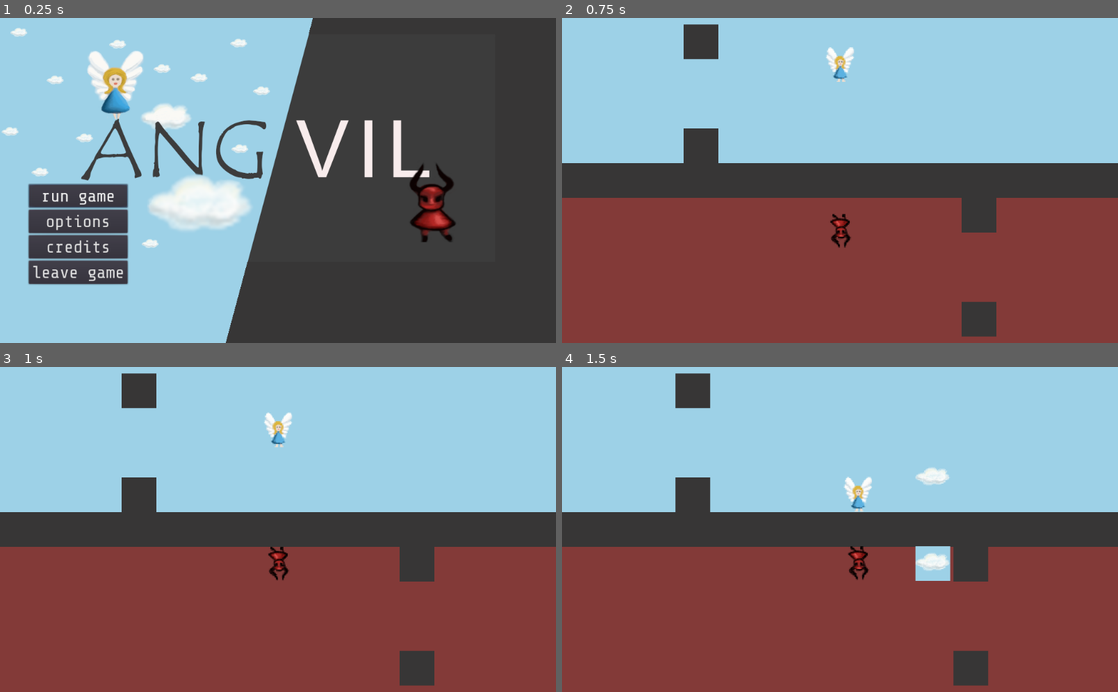
Above: before the commit, frames 1-4 (two rows, left to right).
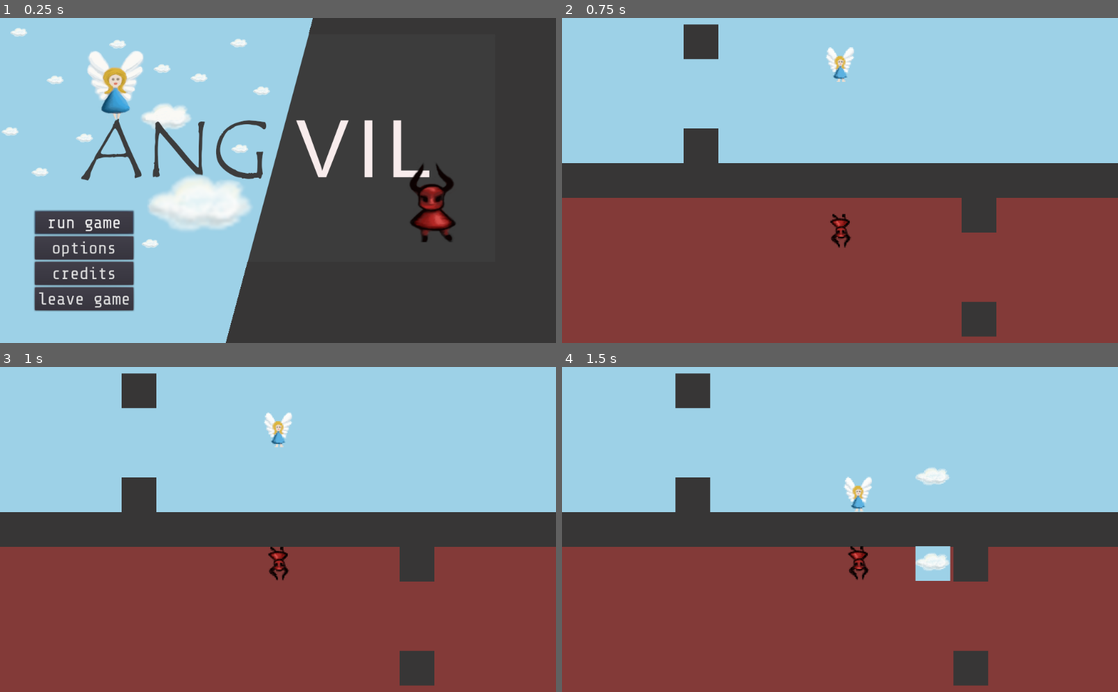
Above: after the commit, the same moments.

Repository: ang-vil/angvil
Game: Godot game, scene res://scenes/menu.tscn
The game is run twice, just before and just after one commit, with the same random seed, the same clock (stepped at 60 frames per second) and the same inputs.
Inputs:
- Up to frame 1 (0.25 s): no input
- Up to frame 2 (0.75 s): click "run game" at 0.5 s
- Up to frame 3 (1 s): no input
- Up to frame 4 (1.5 s): tap Enter at 1.25 s; hold Right (key_right) from 1.28 s (still down); tap Space (shoot) at 1.35 s

The runs differ from the first frame. In frame 1, 4.9% of the frame differs, in the area x 5-25%, y 50-91%; in frame 2, nothing differs; in frame 3, nothing differs; in frame 4, nothing differs.

Commit message:
add resolution settings

Diff:
--- a/scenes/menu.tscn
+++ b/scenes/menu.tscn
@@ -15,6 +15,20 @@
 [sub_resource type="Theme" id=2]
 default_font = SubResource( 1 )
 
+[sub_resource type="DynamicFont" id=3]
+size = 32
+font_data = ExtResource( 6 )
+
+[sub_resource type="Theme" id=4]
+default_font = SubResource( 3 )
+
+[sub_resource type="DynamicFont" id=5]
+size = 32
+font_data = ExtResource( 6 )
+
+[sub_resource type="Theme" id=6]
+default_font = SubResource( 5 )
+
 [node name="Menu" type="Control"]
 anchor_right = 1.0
 anchor_bottom = 1.0
@@ -32,15 +46,13 @@
 
 [node name="background_left" type="ColorRect" parent="menu_background"]
 margin_bottom = 600.0
-rect_rotation = 15.0
 color = Color( 0.615686, 0.819608, 0.905882, 1 )
 script = ExtResource( 4 )
 
 [node name="background_right" type="ColorRect" parent="menu_background"]
-margin_left = 577.0
-margin_right = 1589.0
+margin_left = 12.0
+margin_right = 1024.0
 margin_bottom = 600.0
-rect_rotation = 15.0
 color = Color( 0.215686, 0.211765, 0.211765, 1 )
 script = ExtResource( 5 )
 
@@ -99,10 +111,10 @@
 [node name="VBoxContainer" type="VBoxContainer" parent="."]
 anchor_top = 1.0
 anchor_bottom = 1.0
-margin_left = 53.0
-margin_top = -293.0
-margin_right = 235.0
-margin_bottom = -104.0
+margin_left = 64.0
+margin_top = -244.0
+margin_right = 246.0
+margin_bottom = -64.0
 theme = SubResource( 2 )
 __meta__ = {
 "_edit_use_anchors_": false
@@ -111,16 +123,16 @@
 [node name="StartButton" type="Button" parent="VBoxContainer"]
 margin_right = 182.0
 margin_bottom = 43.0
-focus_neighbour_top = NodePath("../OptionsButton")
-focus_neighbour_bottom = NodePath("../ExitButton")
+focus_neighbour_top = NodePath("../ExitButton")
+focus_neighbour_bottom = NodePath("../OptionsButton")
 text = "run game"
 
 [node name="OptionsButton" type="Button" parent="VBoxContainer"]
 margin_top = 47.0
 margin_right = 182.0
 margin_bottom = 90.0
-focus_neighbour_top = NodePath("../ExitButton")
-focus_neighbour_bottom = NodePath("../StartButton")
+focus_neighbour_top = NodePath("../StartButton")
+focus_neighbour_bottom = NodePath("../CreditsButton")
 text = "options"
 
 [node name="CreditsButton" type="Button" parent="VBoxContainer"]
@@ -135,8 +147,8 @@
 margin_top = 141.0
 margin_right = 182.0
 margin_bottom = 184.0
-focus_neighbour_top = NodePath("../StartButton")
-focus_neighbour_bottom = NodePath("../OptionsButton")
+focus_neighbour_top = NodePath("../CreditsButton")
+focus_neighbour_bottom = NodePath("../StartButton")
 text = "leave game"
 
 [node name="AudioStreamPlayer" type="AudioStreamPlayer" parent="."]
@@ -148,6 +160,7 @@
 margin_top = 50.0
 margin_right = 974.0
 margin_bottom = 550.0
+theme = SubResource( 4 )
 __meta__ = {
 "_edit_use_anchors_": false
 }
@@ -163,16 +176,16 @@
 
 [node name="CreditsRichTextLabel" type="RichTextLabel" parent="CreditsPopupPanel/CreditsVBoxContainer"]
 margin_right = 916.0
-margin_bottom = 50.0
-rect_min_size = Vector2( 50, 50 )
+margin_bottom = 444.0
+rect_min_size = Vector2( 50, 444 )
 text = "ANG/VIL
 
 Credit to https://www.FesliyanStudios.com for the background music."
 
 [node name="CreditsCloseButton" type="Button" parent="CreditsPopupPanel/CreditsVBoxContainer"]
-margin_top = 90.0
-margin_right = 916.0
-margin_bottom = 110.0
+margin_top = 448.0
+margin_right = 916.0
+margin_bottom = 491.0
 text = "close credits"
 __meta__ = {
 "_edit_use_anchors_": false
@@ -183,6 +196,7 @@
 margin_top = 50.0
 margin_right = 974.0
 margin_bottom = 550.0
+theme = SubResource( 6 )
 __meta__ = {
 "_edit_use_anchors_": false
 }
@@ -196,17 +210,35 @@
 "_edit_use_anchors_": false
 }
 
-[node name="FullscreenCheckBox" type="CheckBox" parent="OptionsPopupPanel/OptionsVBoxContainer"]
-margin_left = 10.0
-margin_top = 247.0
-margin_right = 208.0
-margin_bottom = 292.0
+[node name="CheckButton" type="CheckButton" parent="OptionsPopupPanel/OptionsVBoxContainer"]
+margin_right = 916.0
+margin_bottom = 45.0
 text = "Fullscreen"
 
+[node name="HBoxContainer" type="HBoxContainer" parent="OptionsPopupPanel/OptionsVBoxContainer"]
+margin_top = 49.0
+margin_right = 916.0
+margin_bottom = 92.0
+
+[node name="Label" type="Label" parent="OptionsPopupPanel/OptionsVBoxContainer/HBoxContainer"]
+margin_left = 8.0
+margin_top = 3.0
+margin_right = 456.0
+margin_bottom = 40.0
+size_flags_horizontal = 3
+text = "display resolution"
+
+[node name="OptionButton" type="OptionButton" parent="OptionsPopupPanel/OptionsVBoxContainer/HBoxContainer"]
+margin_left = 460.0
+margin_right = 916.0
+margin_bottom = 43.0
+size_flags_horizontal = 3
+align = 1
+
 [node name="OptionsCloseButton" type="Button" parent="OptionsPopupPanel/OptionsVBoxContainer"]
-margin_top = 90.0
-margin_right = 916.0
-margin_bottom = 110.0
+margin_top = 96.0
+margin_right = 916.0
+margin_bottom = 139.0
 text = "close options"
 __meta__ = {
 "_edit_use_anchors_": false
@@ -217,5 +249,6 @@
 [connection signal="pressed" from="VBoxContainer/CreditsButton" to="." method="_on_CreditsButton_pressed"]
 [connection signal="pressed" from="VBoxContainer/ExitButton" to="." method="_on_ExitButton_pressed"]
 [connection signal="pressed" from="CreditsPopupPanel/CreditsVBoxContainer/CreditsCloseButton" to="." method="_on_CreditsCloseButton_pressed"]
-[connection signal="pressed" from="OptionsPopupPanel/OptionsVBoxContainer/FullscreenCheckBox" to="." method="_on_FullscreenCheckBox_pressed"]
+[connection signal="pressed" from="OptionsPopupPanel/OptionsVBoxContainer/CheckButton" to="." method="_on_CheckButton_pressed"]
+[connection signal="item_selected" from="OptionsPopupPanel/OptionsVBoxContainer/HBoxContainer/OptionButton" to="." method="_on_OptionButton_item_selected"]
 [connection signal="pressed" from="OptionsPopupPanel/OptionsVBoxContainer/OptionsCloseButton" to="." method="_on_OptionsCloseButton_pressed"]
--- a/scripts/menu.gd
+++ b/scripts/menu.gd
@@ -15,6 +15,13 @@
 	# hide exit button on Nintento Switch
 	if OS.get_name() == "Switch":
 		$VBoxContainer/ExitButton.visible = false
+	# OptionButton Options
+	$OptionsPopupPanel/OptionsVBoxContainer/HBoxContainer/OptionButton.add_item("1024 x 600", 0)
+	$OptionsPopupPanel/OptionsVBoxContainer/HBoxContainer/OptionButton.set_item_metadata(0, Vector2(1024, 600))
+	$OptionsPopupPanel/OptionsVBoxContainer/HBoxContainer/OptionButton.add_item("1920 x 1080", 1)
+	$OptionsPopupPanel/OptionsVBoxContainer/HBoxContainer/OptionButton.set_item_metadata(1, Vector2(1920, 1080))
+	$OptionsPopupPanel/OptionsVBoxContainer/HBoxContainer/OptionButton.add_item("400 x 400", 2)
+	$OptionsPopupPanel/OptionsVBoxContainer/HBoxContainer/OptionButton.set_item_metadata(2, Vector2(400, 400))
 
 
 # Called every frame. 'delta' is the elapsed time since the previous frame.
@@ -47,13 +54,18 @@
 	get_tree().quit()
 
 
-func _on_FullscreenCheckBox_pressed():
-	OS.window_fullscreen = !OS.window_fullscreen
-
-
 func _on_CreditsButton_pressed():
 	$CreditsPopupPanel.popup()
 
 
 func _on_CreditsCloseButton_pressed():
 	$CreditsPopupPanel.visible = false
+
+
+func _on_CheckButton_pressed():
+	OS.window_fullscreen = !OS.window_fullscreen
+
+
+func _on_OptionButton_item_selected(index):
+	var id = $OptionsPopupPanel/OptionsVBoxContainer/HBoxContainer/OptionButton.get_selected_id()
+	OS.set_window_size($OptionsPopupPanel/OptionsVBoxContainer/HBoxContainer/OptionButton.get_item_metadata(id))
Not shown: 1 places in scenes/menu.tscn that only renumber resources
